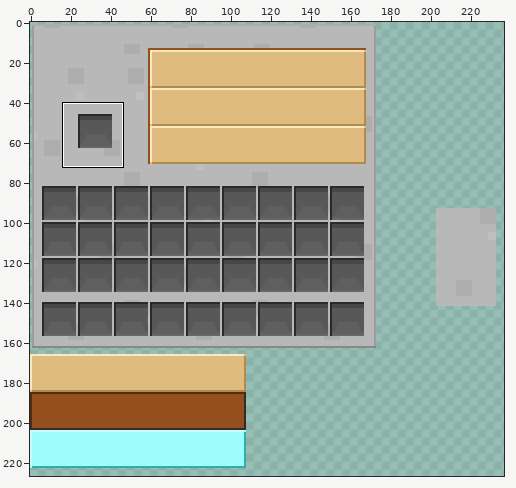
One commit to this sprite sheet: gui/enchant.png. Above, an overview of the earlier version with the close-up marked.
Close-up. First the earlier version:
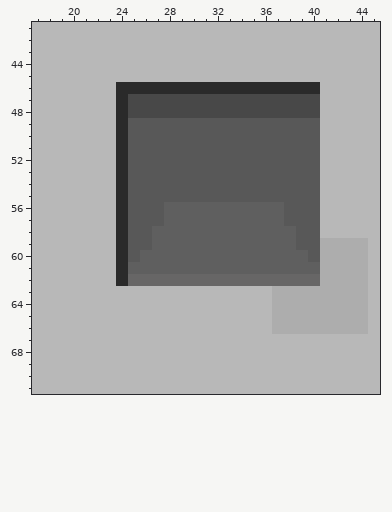
The file is 256x256 pixels. Colours within 5 levels of each other are drawn and written as one. Shown: x 17..45, y 41..71. The wide view leaves out empty margins.
The same view after the edit:
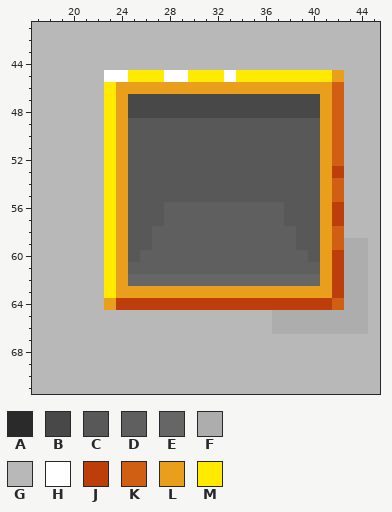
Palette (. is transparent): A #2a2a2a  B #484848  C #585858  D #5f5f5f  E #676666  F #adadad  G #b8b8b8  H #ffffff  J #be3e0b  K #d05f14  L #ea9f1c  M #ffea00
The exact change:
Changed rows in their new state; - is an unchanged pixel.
first column x 23:
45 HHMMMHHMMMHMMMMMMMML
46 MLLLLLLLLLLLLLLLLLLK
47 ML----------------LK
48 ML----------------LK
49 ML----------------LK
50 ML----------------LK
51 ML----------------LK
52 ML----------------LK
53 ML----------------LJ
54 ML----------------LK
55 ML----------------LK
56 ML----------------LJ
57 ML----------------LJ
58 ML----------------LK
59 ML----------------LK
60 ML----------------LJ
61 ML----------------LJ
62 ML----------------LJ
63 MLLLLLLLLLLLLLLLLLLJ
64 LJJJJJJJJJJJJJJJJJJK
